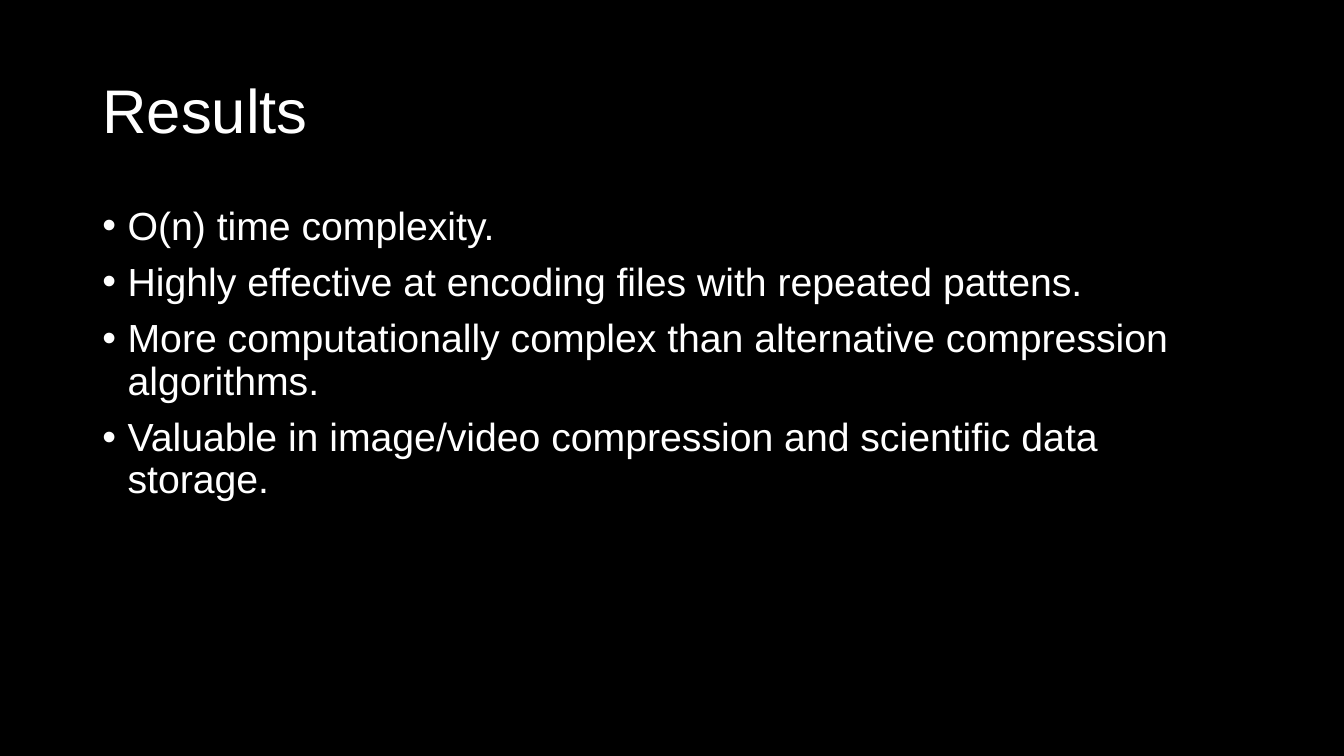
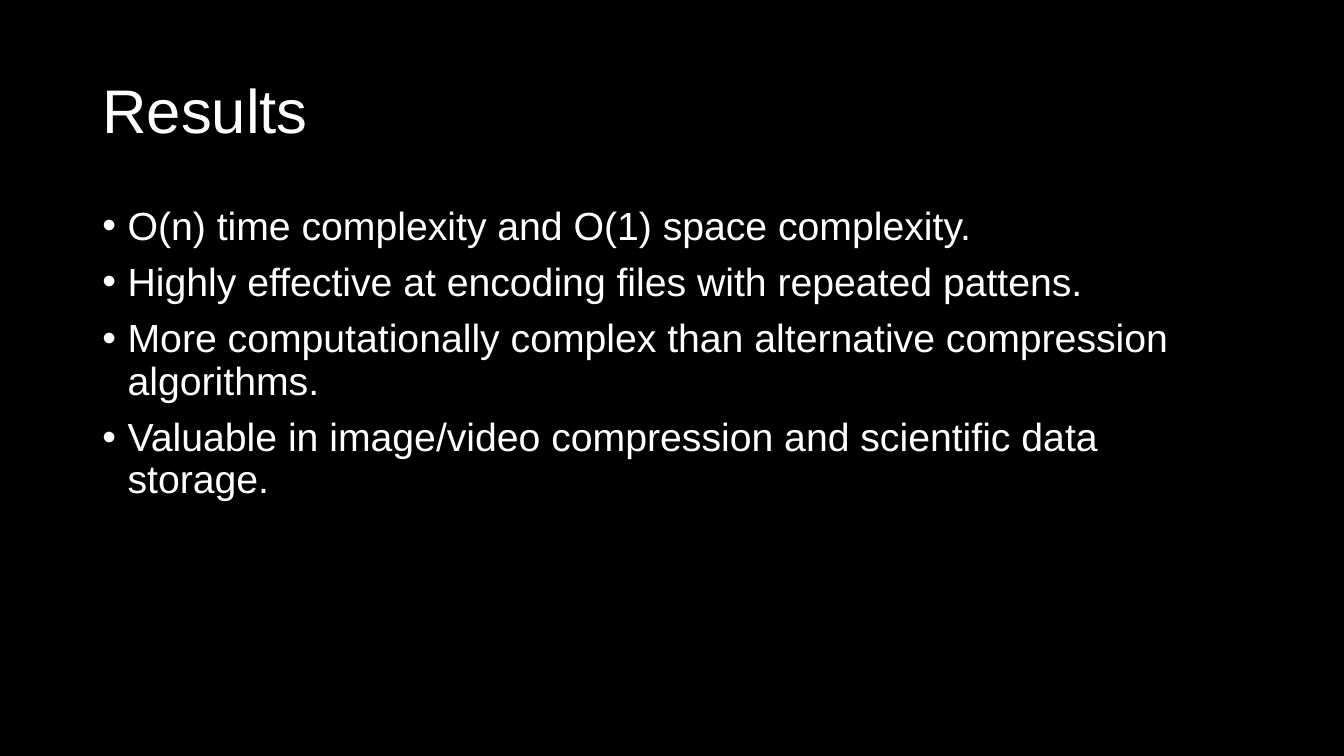
Before and after one commit to Tom-Croft/ECM3428, a slide deck: slide 12 of project_presentation.pptx. Drawn at 1344x756 pixels with LibreOffice and Linux fonts; fonts in the diff are those of the drawing. Boxes give left, top, right and bottom in pixels: in the first picture for what was removed or moved away, otherwise in the second. Text is boxed around its words. In the diff, an @@ line names an element or a change of style, - is before the commit and + after.

```diff
--- a/project_presentation.pptx
+++ b/project_presentation.pptx
@@ text at bbox=[128, 211, 971, 248]: text changed @@
-• O(n) time complexity.
+• O(n) time complexity and O(1) space complexity.
```
Also in this commit, not shown: 1 other slide changed.
